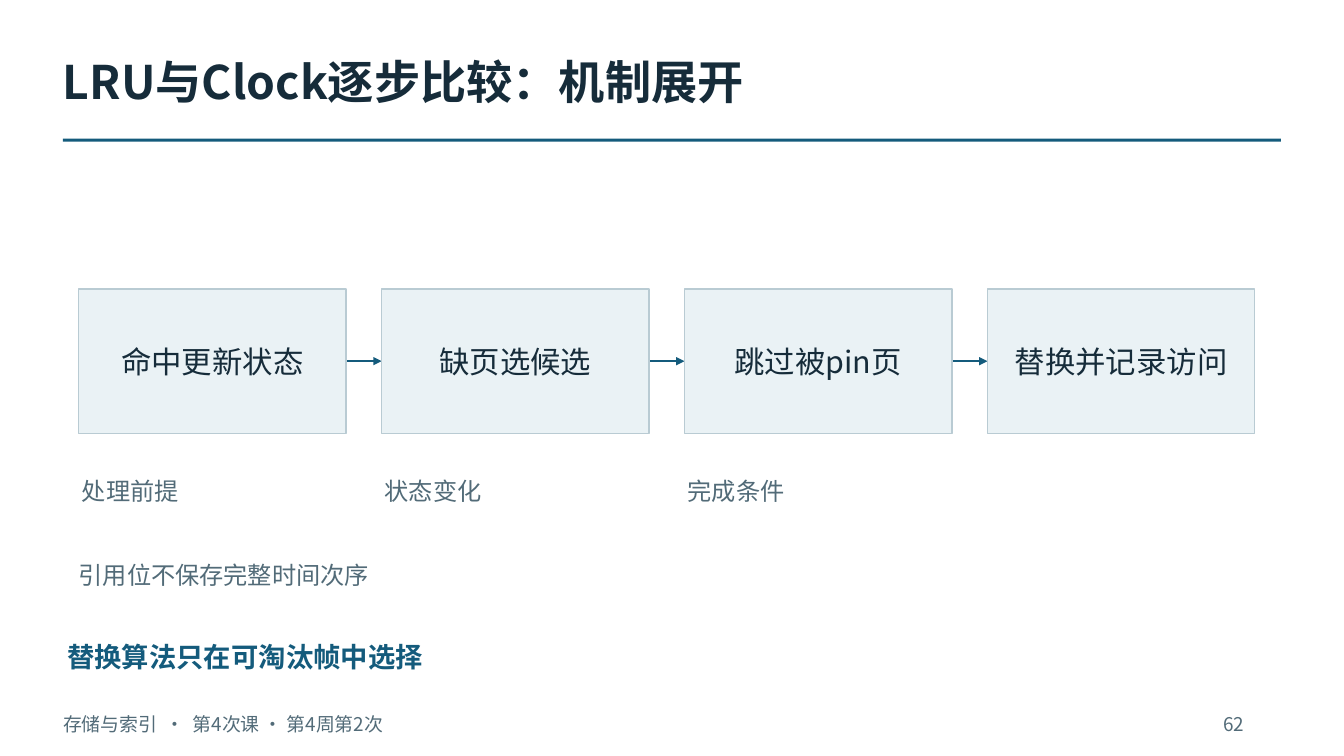
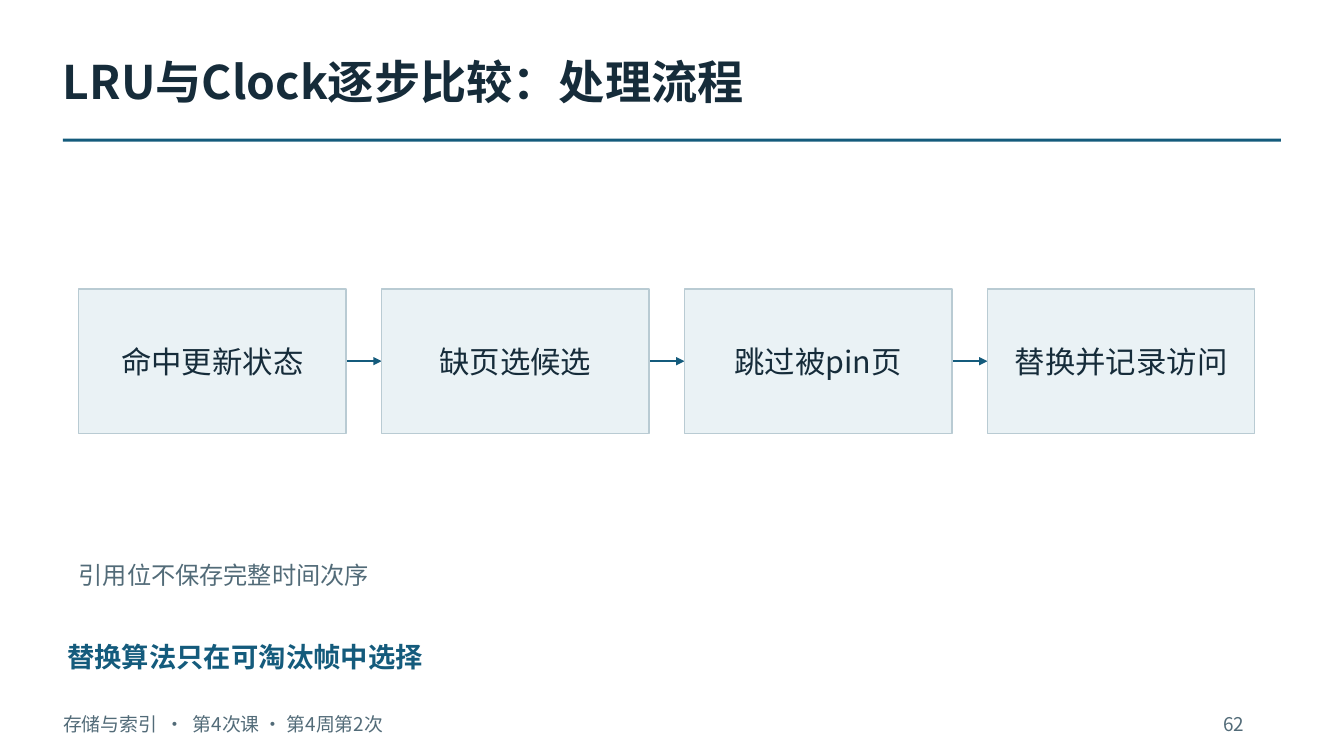
Before and after one commit to intellistream/database-kernel-course-student, a slide deck: slide 62 of 01_课件（第6版）/02_存储与索引.pptx. Drawn at 1344x756 pixels with LibreOffice and Linux fonts; fonts in the diff are those of the drawing. Boxes give left, top, right and bottom in pixels: in the first picture for what was removed or moved away, otherwise in the second. Text is boxed around its words. In the diff, an @@ line names an element or a change of style, - is before the commit and + after.

```diff
--- a/01_课件（第6版）/02_存储与索引.pptx
+++ b/01_课件（第6版）/02_存储与索引.pptx
@@ text at (x1=63, y1=59, x2=744, y2=103): text changed @@
-LRU与Clock逐步比较：机制展开
+LRU与Clock逐步比较：处理流程
@@ text removed at (x1=82, y1=479, x2=179, y2=502) @@
-处理前提
@@ text removed at (x1=385, y1=479, x2=482, y2=502) @@
-状态变化
@@ text removed at (x1=688, y1=479, x2=785, y2=502) @@
-完成条件
```
Also in this commit, not shown: 150 other slides changed, 6 other files.
